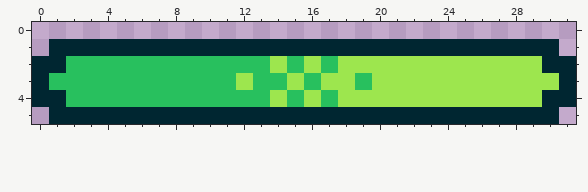
A pixel-art file gets an edit: Assets/Art/UI/Mini Health Bar.aseprite. Above, as it was before the edit.
32x6 pixels, 1 frame.
The result:
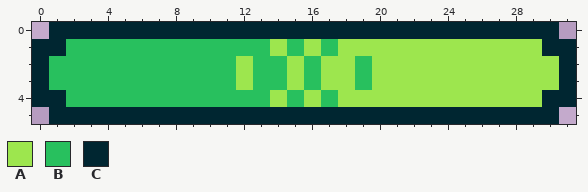
Palette (. is transparent): A #9de64e  B #28c05e  C #002631
Diff:
y 0: x 1..30 .............................. -> CCCCCCCCCCCCCCCCCCCCCCCCCCCCCC
y 1: x 0 . -> C; x 2..29 CCCCCCCCCCCCCCCCCCCCCCCCCCCC -> BBBBBBBBBBBBABABAAAAAAAAAAAA; x 31 . -> C
y 2: x 1 C -> B; x 12 B -> A; x 14..17 ABAB -> BABA; x 19 A -> B; x 30 C -> A
Where, in picture pixels (left, top, right, bottom), the same in both pictures:
changed: (32, 22, 576, 73)
